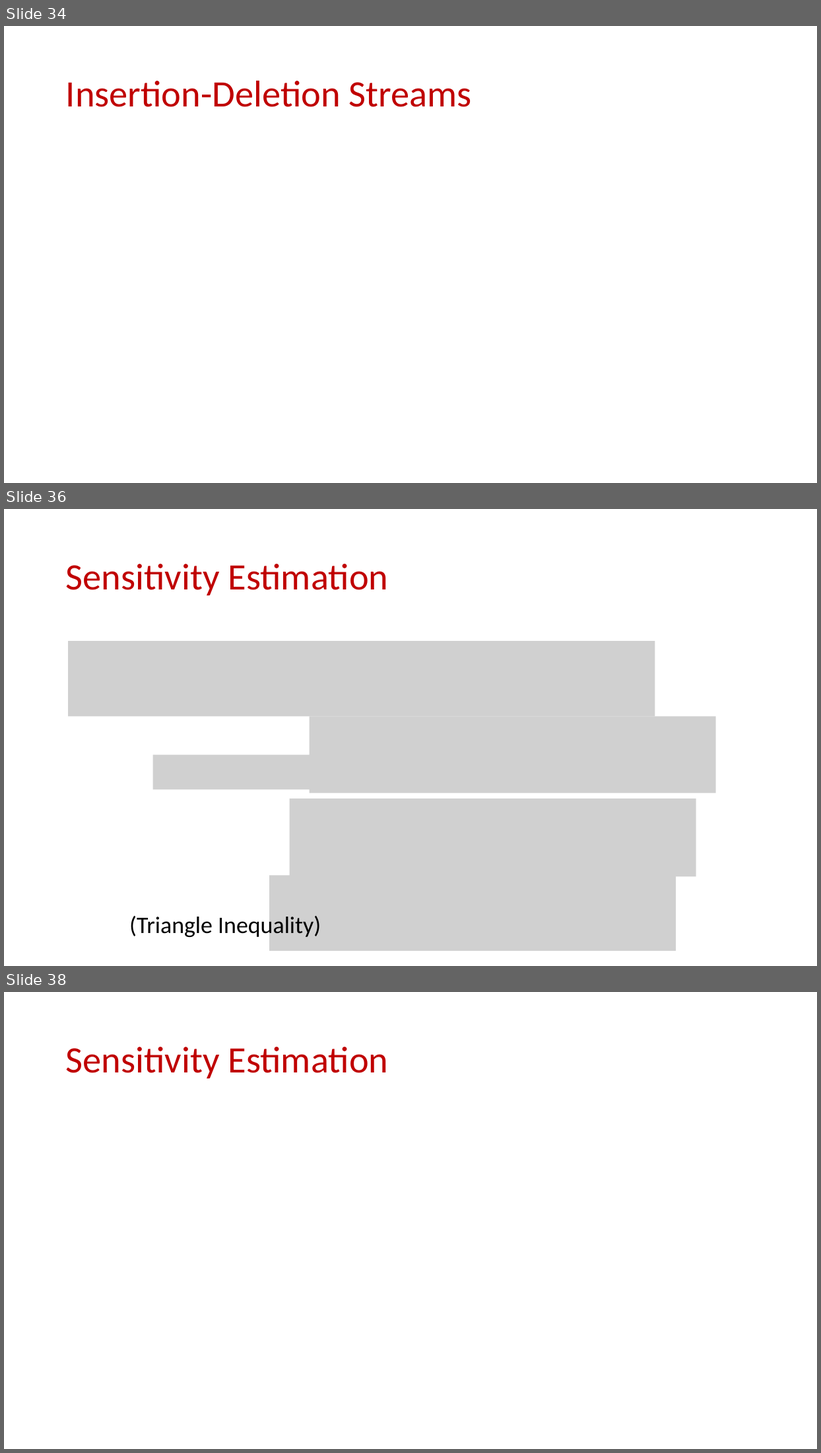
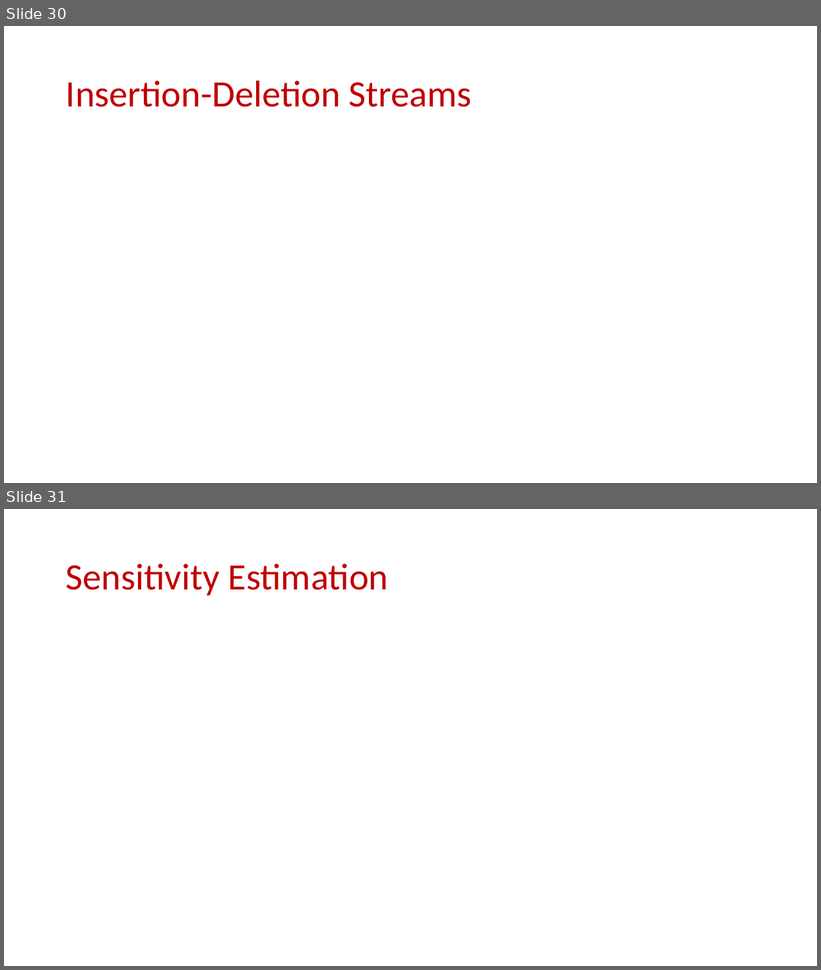
Before and after one commit to samsonzhou/samsonzhou.github.io, a slide deck: other-talks/FOCS 2023-short.pptx. Shown one above the other, each under a label of ours: slides 34, 36 and 38 before the commit, slides 30 and 31 after it; the slides between them are not shown. The pictures are 821x1453 and 821x970 pixels, drawn with LibreOffice and Linux fonts; fonts in the diff are those of the drawing; grey boxes stand for pictures. Boxes give left, top, right and bottom in pixels: in the first picture for what was removed or moved away, otherwise in the second. Text is boxed around its words. In the diff, an @@ line names an element or a change of style, - is before the commit and + after.

```diff
--- a/other-talks/FOCS 2023-short.pptx
+++ b/other-talks/FOCS 2023-short.pptx
@@ slide 36 removed at bbox=[4, 509, 817, 966], background #FFFFFF @@
@@ title removed at bbox=[66, 564, 389, 595] @@
-Sensitivity Estimation
@@ picture removed at bbox=[68, 642, 655, 717] @@
@@ picture removed at bbox=[310, 716, 717, 793] @@
@@ picture removed at bbox=[153, 755, 335, 789] @@
@@ picture removed at bbox=[290, 799, 696, 877] @@
@@ picture removed at bbox=[269, 875, 677, 951] @@
@@ text removed at bbox=[129, 914, 321, 939] @@
-(Triangle Inequality)
@@ what was slide 34 is now slide 30 @@
@@ what was slide 38 is now slide 31 @@
```
Also in this commit, not shown: 11 slides changed, 7 slides added, 18 other slides removed, 2 other files.
